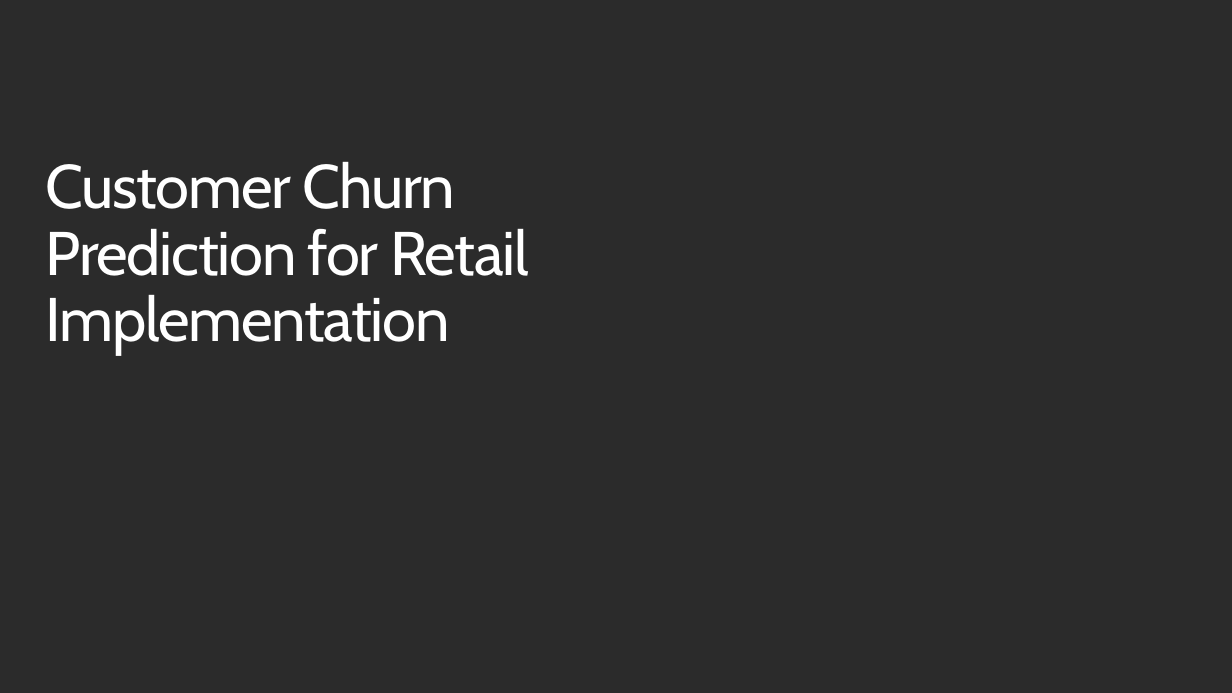
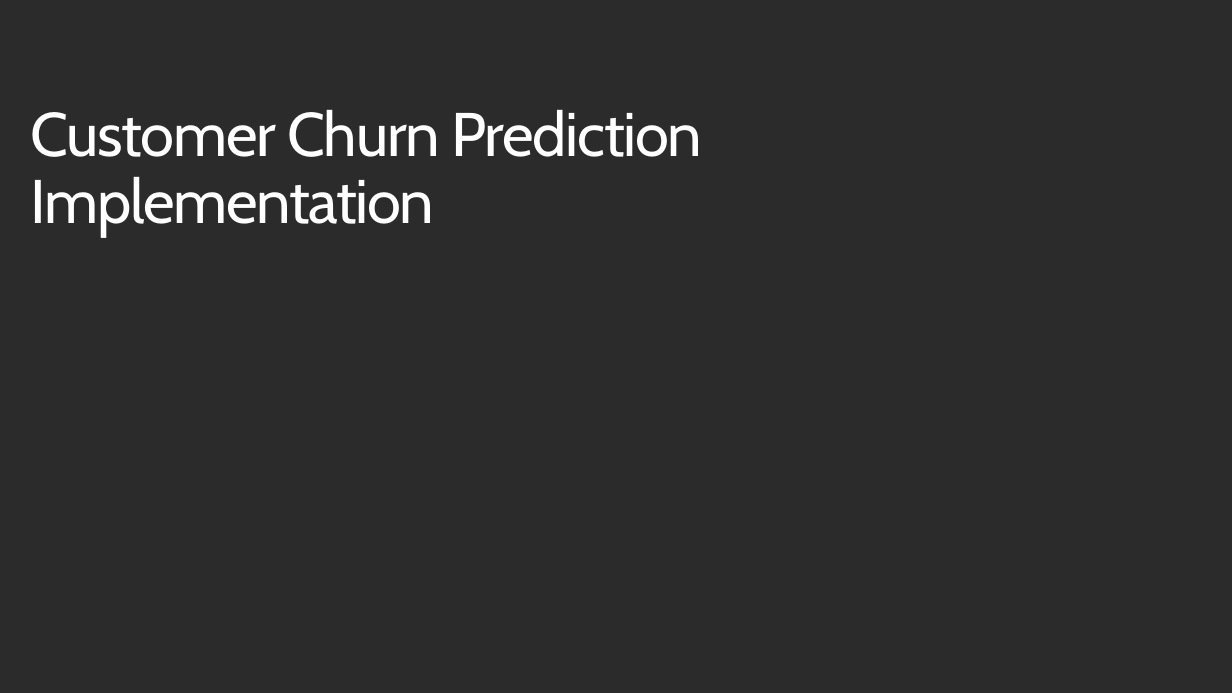
Before and after one commit to Azure/cortana-intelligence-churn-prediction-solution, a slide deck: slide 8 of Solution Overview for Business Audiences/Customer Churn Prediction Walking Deck.pptx. Drawn at 1232x693 pixels with LibreOffice and Linux fonts; fonts in the diff are those of the drawing; background and template pictures are left out; a plain dark background stands for a picture behind light text. Boxes give left, top, right and bottom in pixels: in the first picture for what was removed or moved away, otherwise in the second. Text is boxed around its words. In the diff, an @@ line names an element or a change of style, - is before the commit and + after.

```diff
--- a/Solution Overview for Business Audiences/Customer Churn Prediction Walking Deck.pptx
+++ b/Solution Overview for Business Audiences/Customer Churn Prediction Walking Deck.pptx
@@ title at [31, 110, 702, 237]: text changed @@
-Customer Churn Prediction for Retail
-Implementation
+Customer Churn Prediction
+Implementation
```
Also in this commit, not shown: 5 other slides changed.
